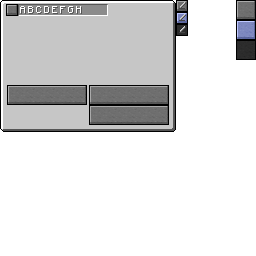
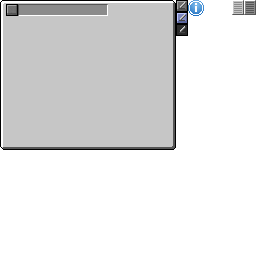
Two versions of the same layered image (256×256). Layer-by-layer changes:
hid "Template", painted on it over [6, 6, 169, 143]
added layer "Info.png" above "Tabs" over [188, 0, 204, 16]
hid "Buttons copy" over [236, 0, 256, 60]
painted on "Buttons" over [232, 0, 256, 15]
painted on "Border" over [0, 128, 176, 150]
painted on "Background" over [7, 129, 169, 143]
